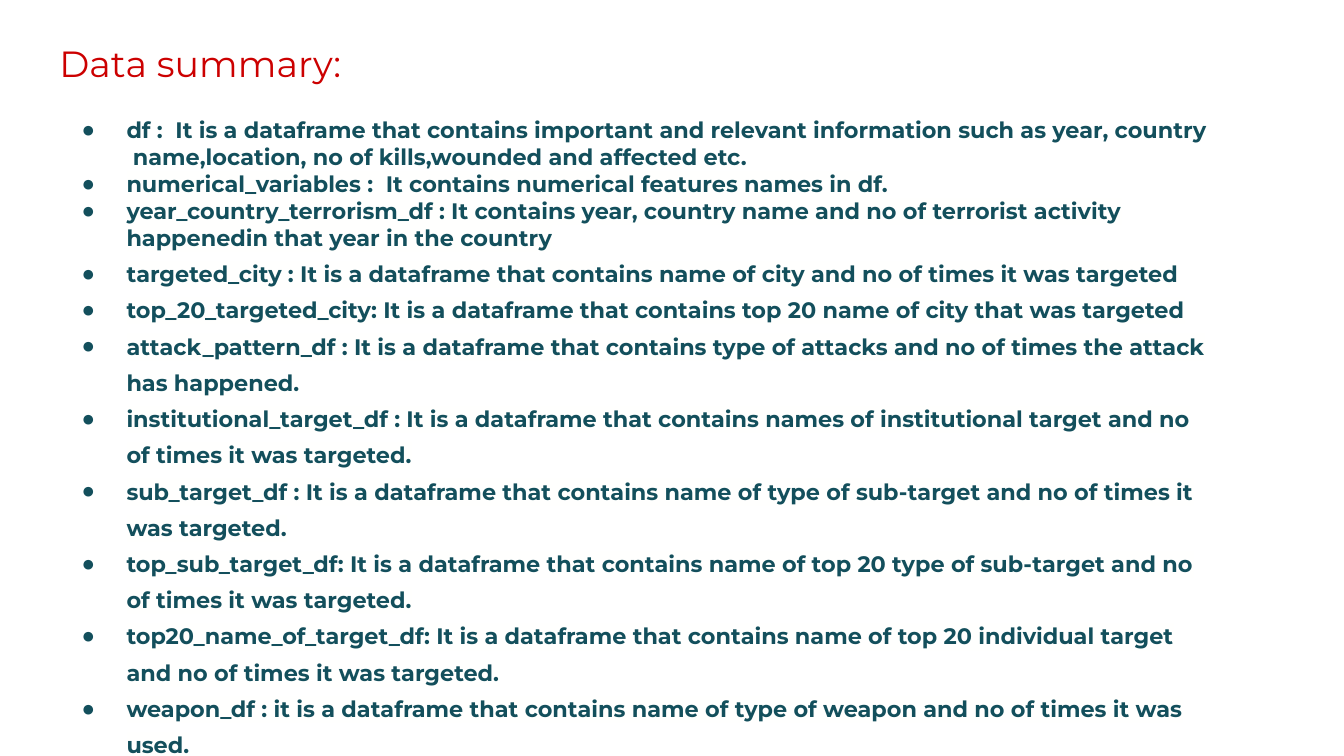
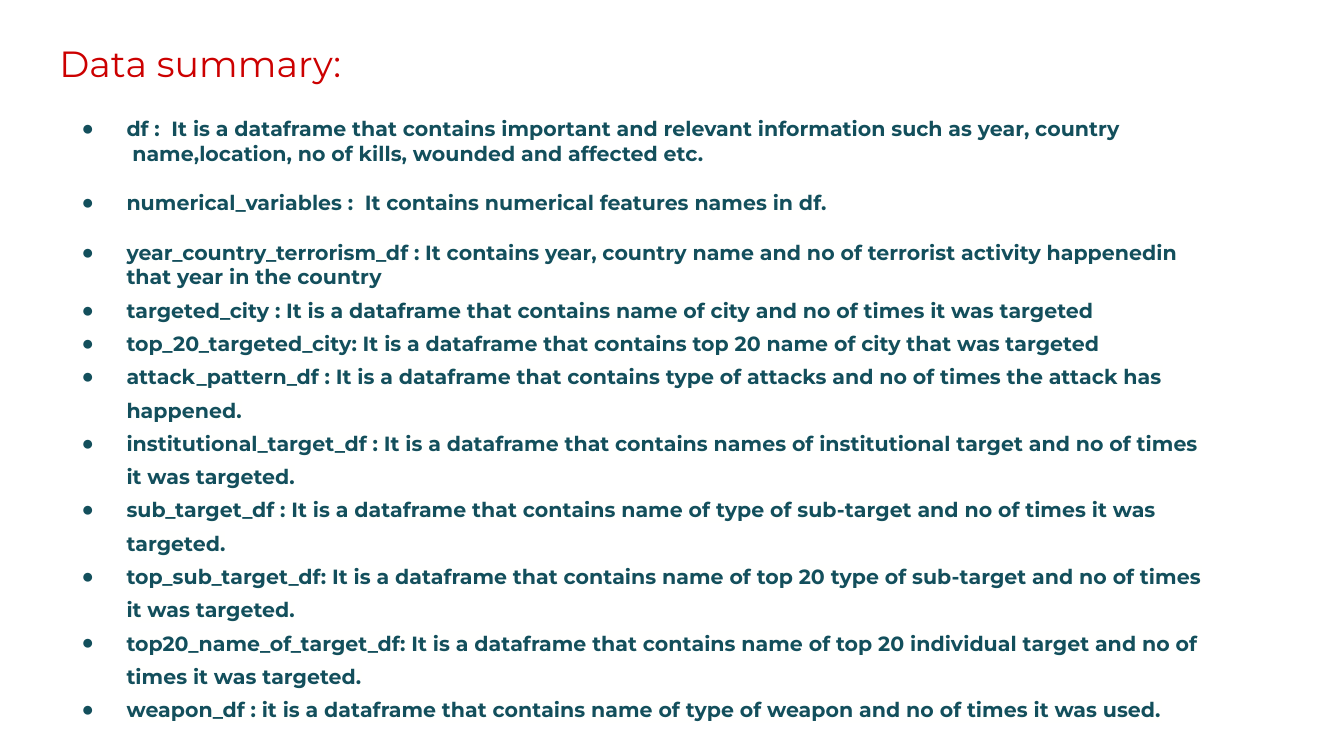
Before and after one commit to chandrakar-shubham/EDA-Global-Terrorism-Analysis, a slide deck: slide 4 of Global_terrorism_analysis_presentation.pptx. Drawn at 1344x756 pixels with LibreOffice and Linux fonts; fonts in the diff are those of the drawing; background and template pictures are left out. Boxes give left, top, right and bottom in pixels: in the first picture for what was removed or moved away, otherwise in the second. Text is boxed around its words. In the diff, an @@ line names an element or a change of style, - is before the commit and + after.

```diff
--- a/Global_terrorism_analysis_presentation.pptx
+++ b/Global_terrorism_analysis_presentation.pptx
@@ text at [127, 120, 1201, 721]: size 12 to 11 pt @@
@@ text at [132, 145, 704, 164]: text changed; size 12 to 11 pt @@
-name,location, no of kills,wounded and affected etc.
+name,location, no of kills, wounded and affected etc.
```
Also in this commit, not shown: 3 other slides changed, 2 other files.
